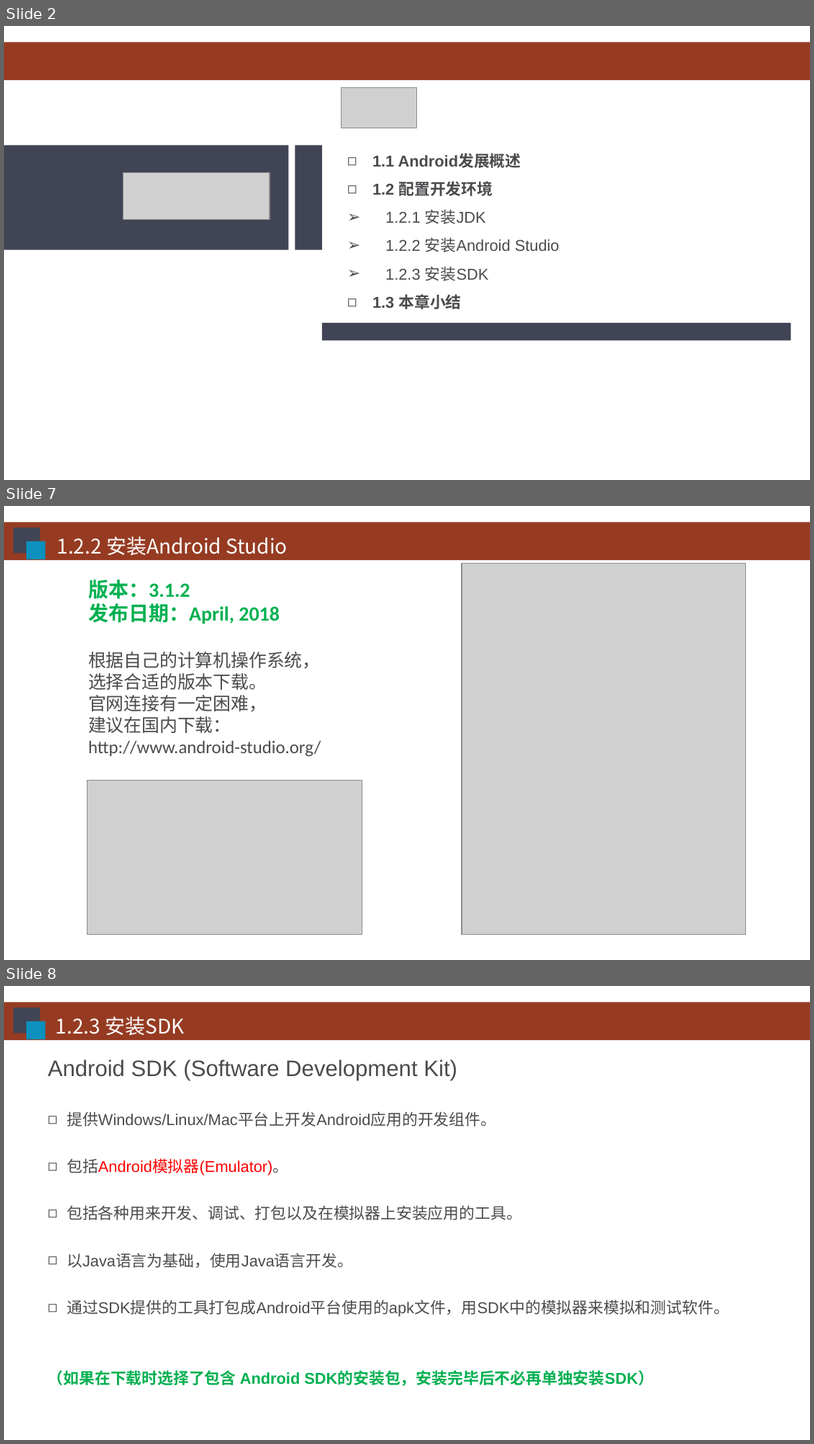
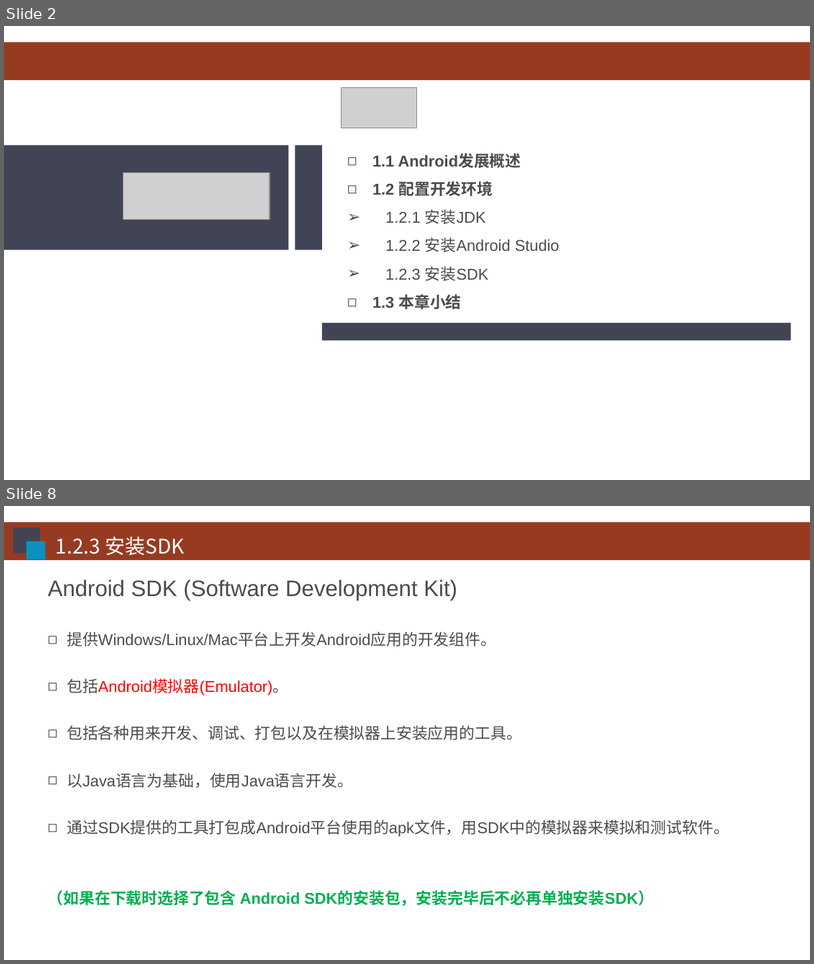
Before and after one commit to HBU/Android-PPT, a slide deck: 01.0 -- 配置环境 -- 第01章.ppt. Shown one above the other, each under a label of ours: slides 2, 7 and 8 before the commit, slides 2 and 8 after it; the slides between them are not shown. The pictures are 814x1444 and 814x964 pixels, drawn with LibreOffice and Linux fonts; fonts in the diff are those of the drawing; grey boxes stand for pictures; background and template pictures are left out. Boxes give left, top, right and bottom in pixels: in the first picture for what was removed or moved away, otherwise in the second. Text is boxed around its words. In the diff, an @@ line names an element or a change of style, - is before the commit and + after.

```diff
--- a/01.0 -- 配置环境 -- 第01章.ppt
+++ b/01.0 -- 配置环境 -- 第01章.ppt
@@ slide 7 removed at (x1=4, y1=506, x2=810, y2=960), background #FFFFFF; not listed: 1 template element that a slide beside it also shows @@
@@ rectangle removed at (x1=13, y1=528, x2=40, y2=554) @@
@@ rectangle removed at (x1=26, y1=541, x2=45, y2=560) @@
@@ text removed at (x1=57, y1=536, x2=287, y2=555) @@
-1.2.2 安装Android Studio
@@ picture removed at (x1=462, y1=564, x2=746, y2=934) @@
@@ text removed at (x1=88, y1=579, x2=321, y2=757) @@
-版本：3.1.2
-发布日期：April, 2018
-根据自己的计算机操作系统，
-选择合适的版本下载。
-官网连接有一定困难，
-建议在国内下载：
-http://www.android-studio.org/
@@ picture removed at (x1=87, y1=780, x2=362, y2=934) @@
```
Also in this commit, not shown: 4 slides changed, 2 slides added, 2 other slides removed, 1 other file.
